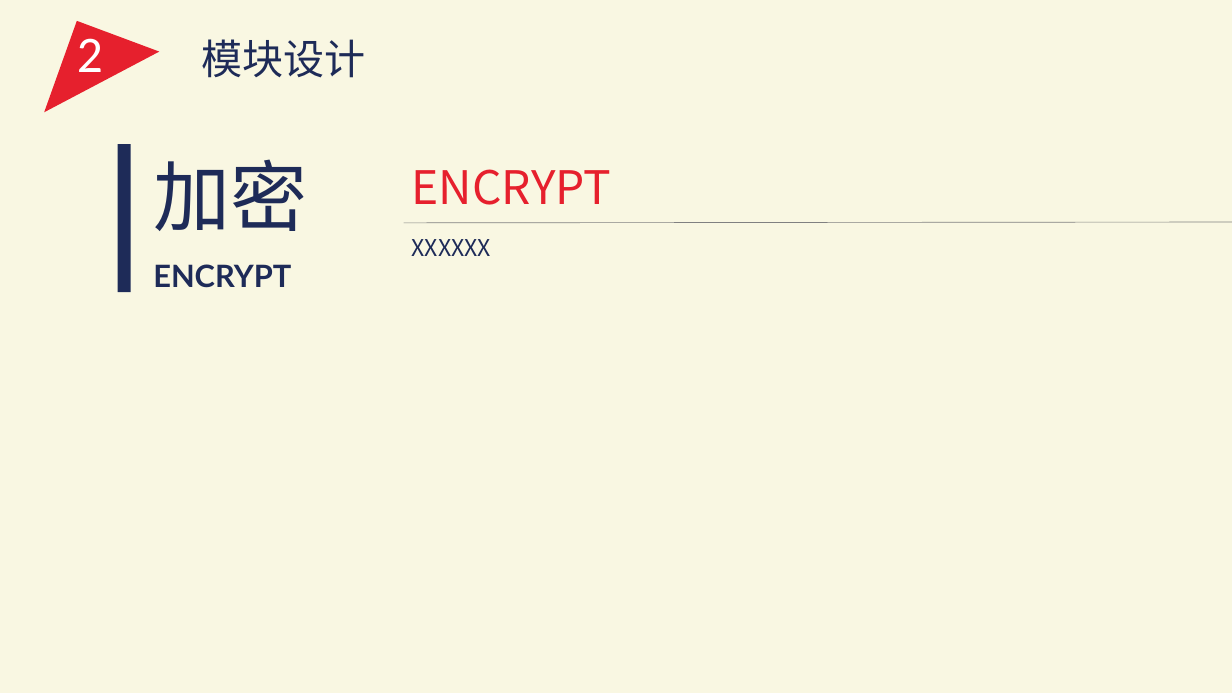
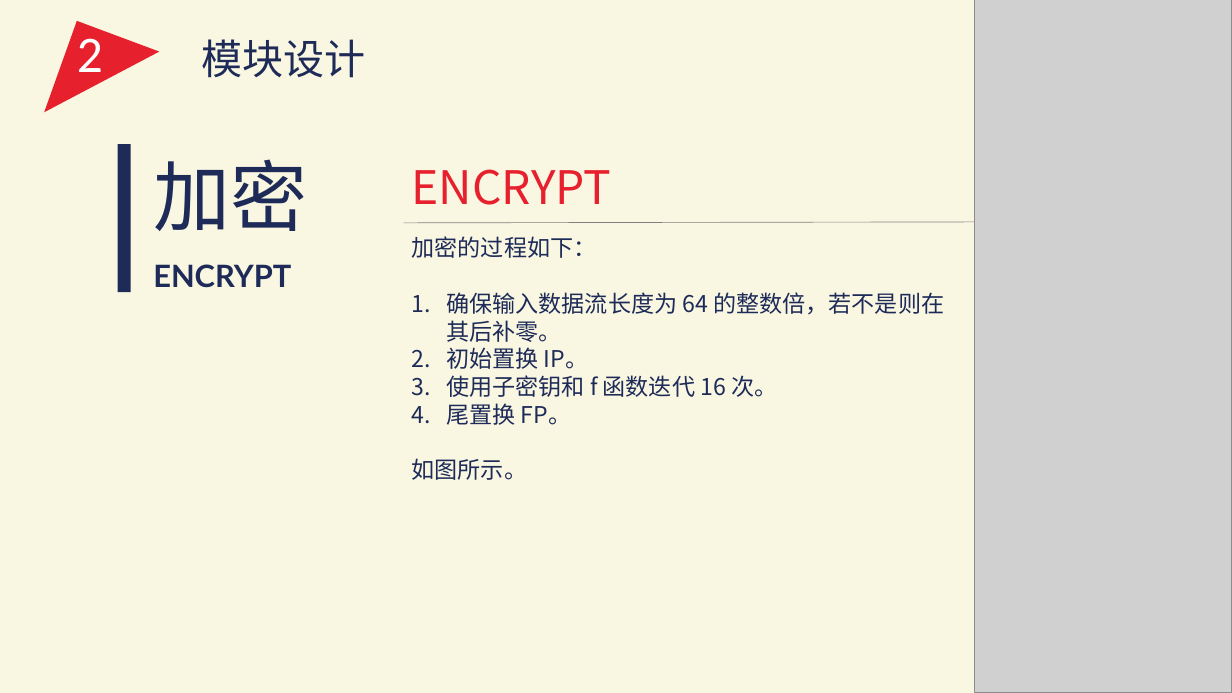
Before and after one commit to IntroductionOfCoding2015/encryption, a slide deck: slide 11 of PPT.pptx (slide 10 before the commit). Drawn at 1232x693 pixels with LibreOffice and Linux fonts; fonts in the diff are those of the drawing; grey boxes stand for pictures. Boxes give left, top, right and bottom in pixels: in the first picture for what was removed or moved away, otherwise in the second. Text is boxed around its words. In the diff, an @@ line names an element or a change of style, - is before the commit and + after.

```diff
--- a/PPT.pptx
+++ b/PPT.pptx
@@ picture added at (x1=975, y1=0, x2=1232, y2=693) @@
@@ line moved from (404, 223) - (1232, 222) to (404, 223) - (975, 222) @@
@@ text removed at (x1=412, y1=239, x2=491, y2=256) @@
-XXXXXX
@@ text added at (x1=412, y1=236, x2=944, y2=480), 18 pt, text #1E2B58 @@
+加密的过程如下：
+1. 确保输入数据流长度为 64 的整数倍，若不是则在其后补零。
+2. 初始置换 IP。
+3. 使用子密钥和 f 函数迭代 16 次。
+4. 尾置换 FP。
+如图所示。
```
Also in this commit, not shown: 8 other slides changed, 2 slides added, 5 slides removed, 1 other file.
